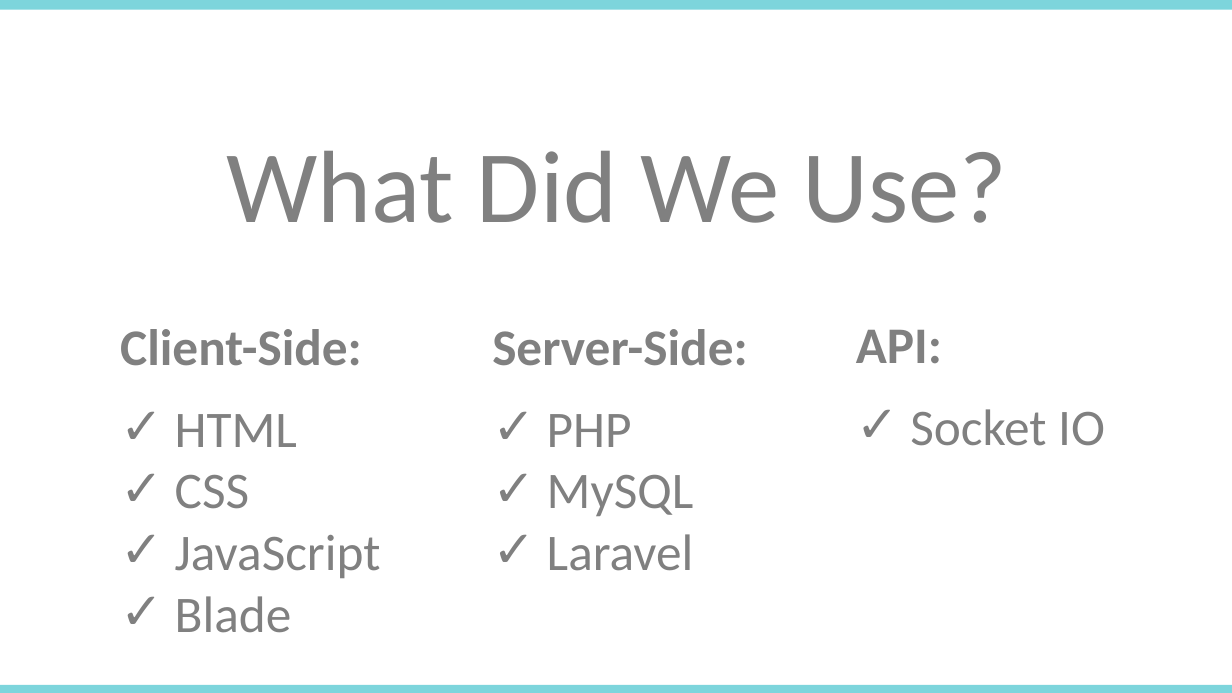
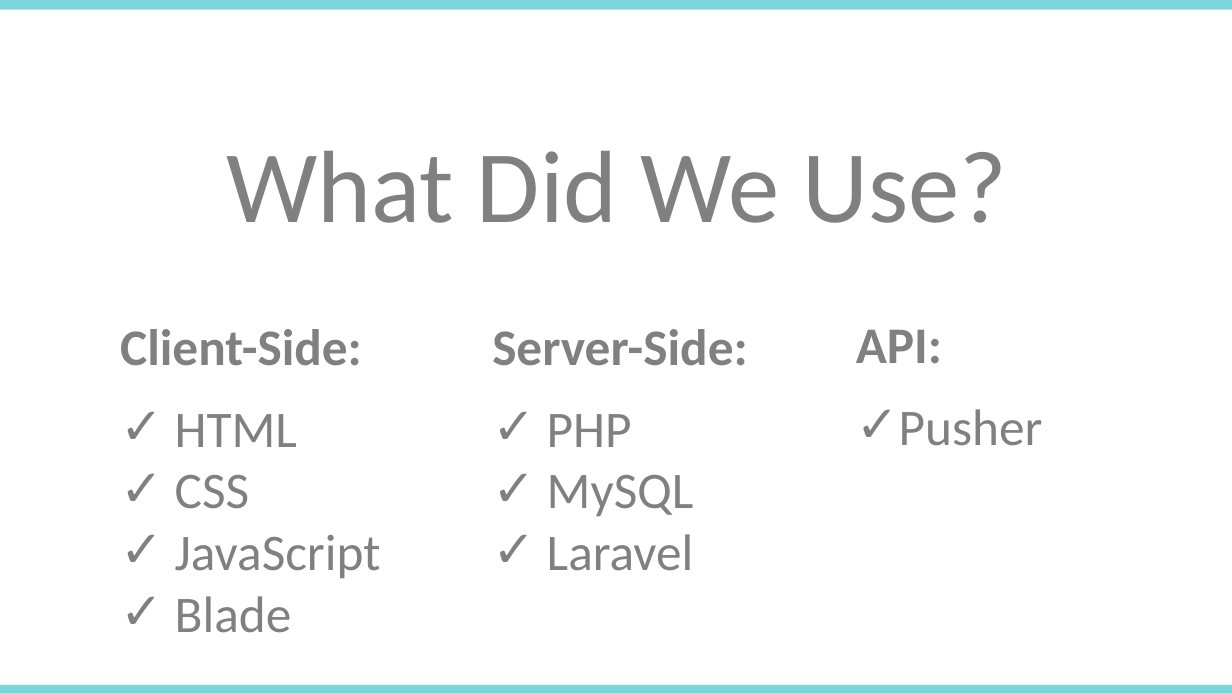
Before and after one commit to benspanda/cp476-project, a slide deck: slide 3 of CP476-Presentation-Teach-It.pptx. Drawn at 1232x693 pixels with LibreOffice and Linux fonts; fonts in the diff are those of the drawing. Boxes give left, top, right and bottom in pixels: in the first picture for what was removed or moved away, otherwise in the second. Text is boxed around its words. In the diff, an @@ line names an element or a change of style, - is before the commit and + after.

Commit message:
small pres change

```diff
--- a/CP476-Presentation-Teach-It.pptx
+++ b/CP476-Presentation-Teach-It.pptx
@@ text at (899, 409, 1043, 446): text changed @@
-✓ Socket IO
+✓ Pusher
```
